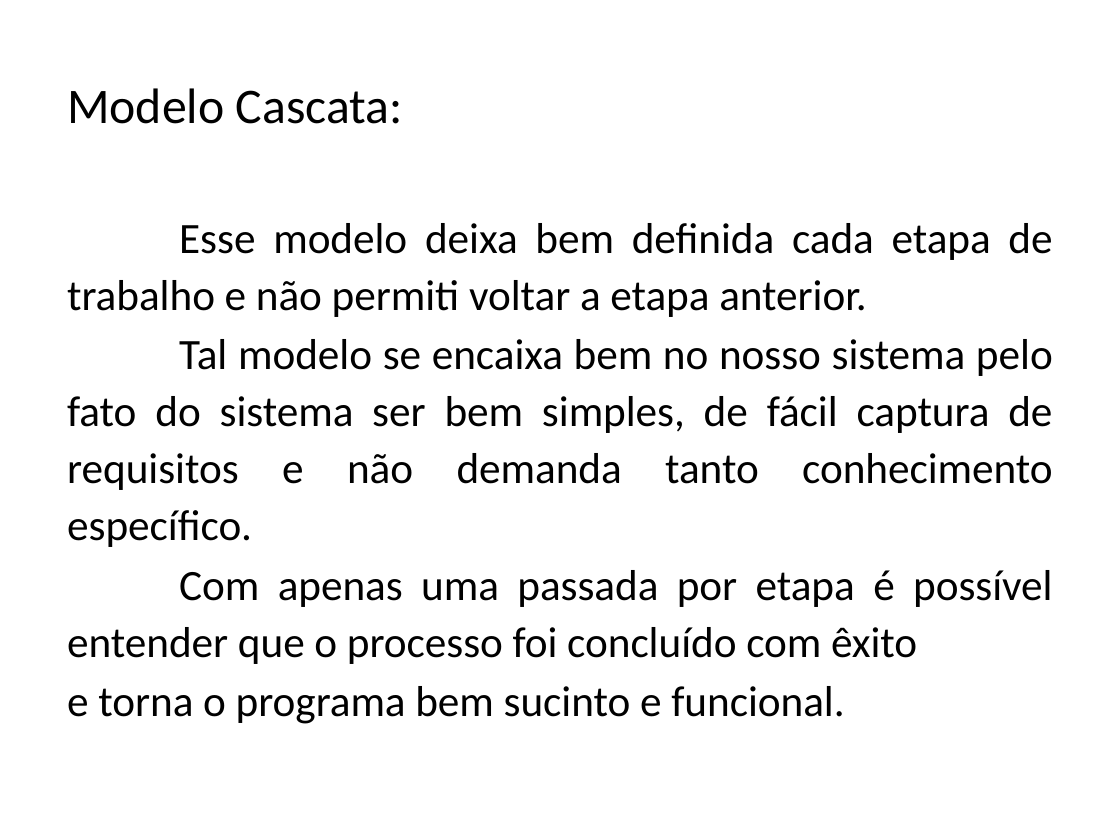
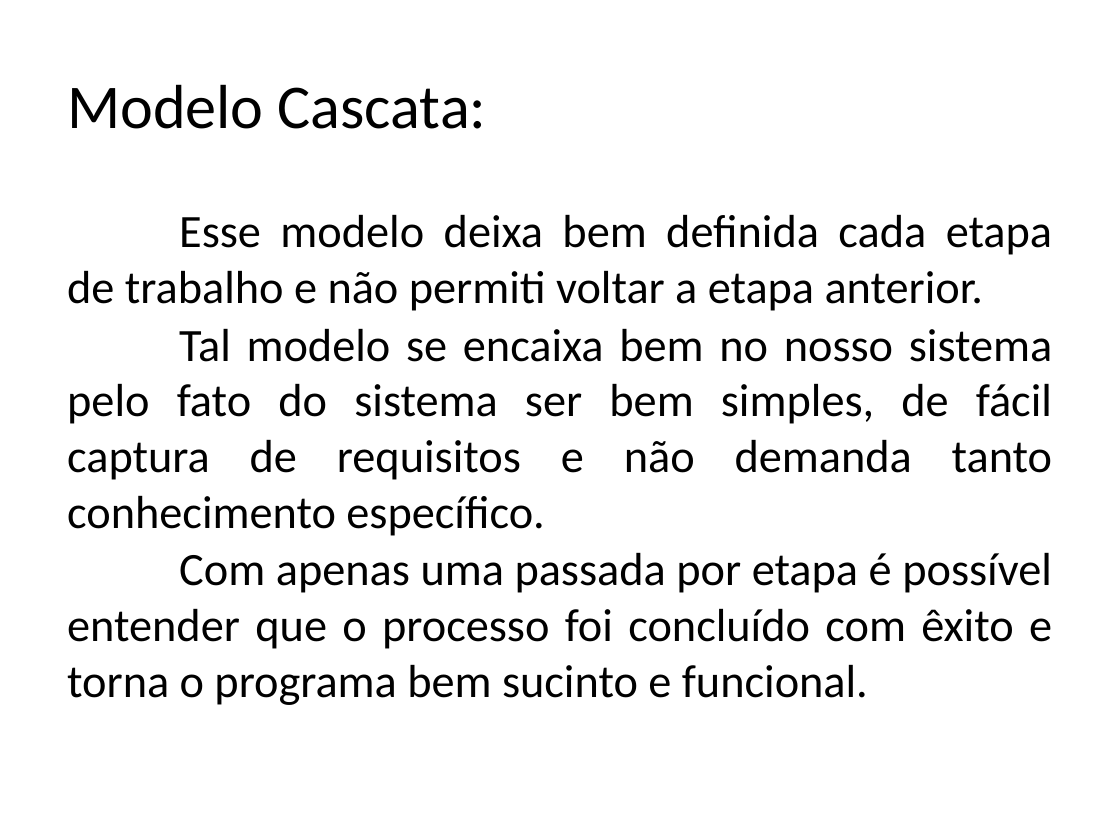
Before and after one commit to FrancescoBeghelli/TrabalhoES, a slide deck: slide 5 of Sistema Fitness.pptx (slide 4 before the commit). Drawn at 1120x840 pixels with LibreOffice and Linux fonts; fonts in the diff are those of the drawing. Boxes give left, top, right and bottom in pixels: in the first picture for what was removed or moved away, otherwise in the second. Text is boxed around its words. In the diff, an @@ line names an element or a change of style, - is before the commit and + after.

```diff
--- a/Sistema Fitness.pptx
+++ b/Sistema Fitness.pptx
@@ title "Modelo Cascata:" at (67, 84, 487, 129): size 32 to 40 pt @@
@@ text at (67, 214, 1053, 536): size 27.8 to 29.8 pt in "Esse modelo deixa bem definida cada etapa ...", "Tal modelo se encaixa bem no nosso ..."; line spacing 1.1 to 1 @@
@@ text at (67, 552, 1052, 705): text changed; size 27.8 to 29.8 pt @@
-Com apenas uma passada por etapa é possível entender que o processo foi concluído com êxito
-e torna o programa bem sucinto e funcional.
+Com apenas uma passada por etapa é possível entender que o processo foi concluído com êxito e torna o programa bem sucinto e funcional.
```
Also in this commit, not shown: 5 other slides changed, 2 slides added.
